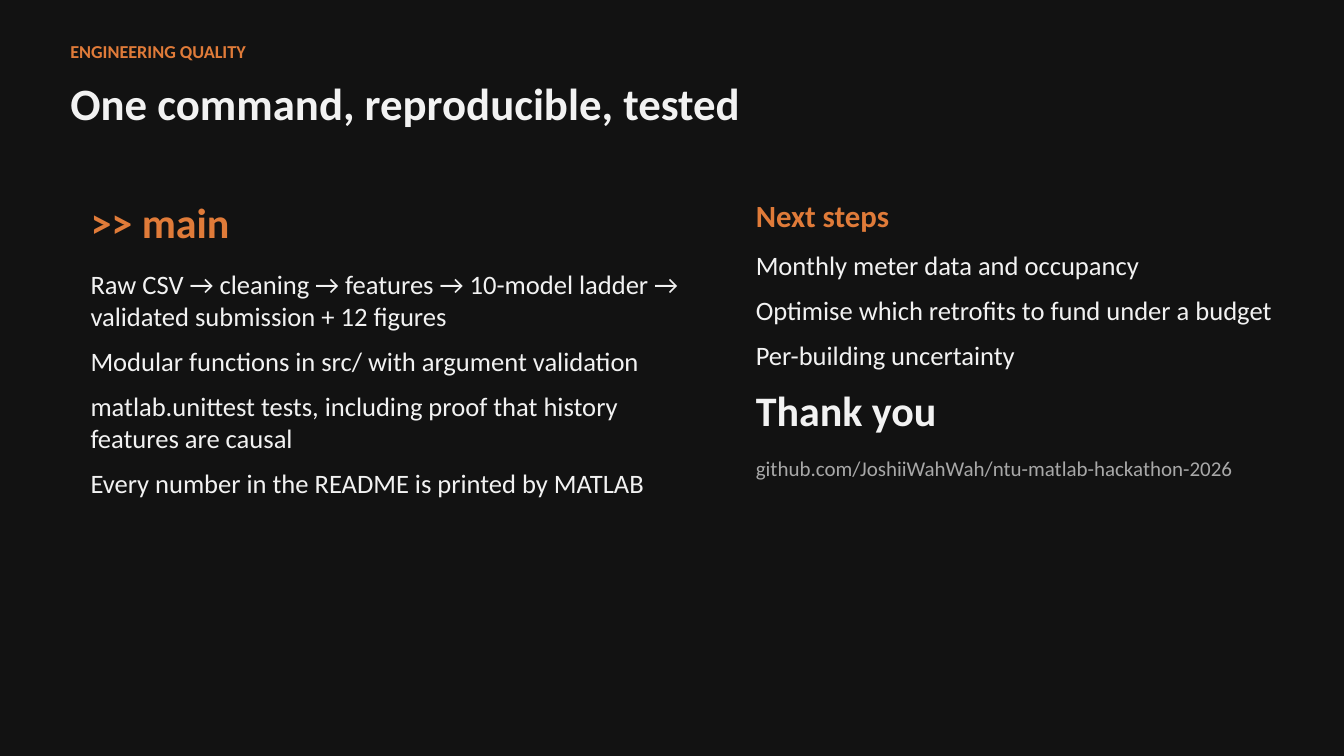
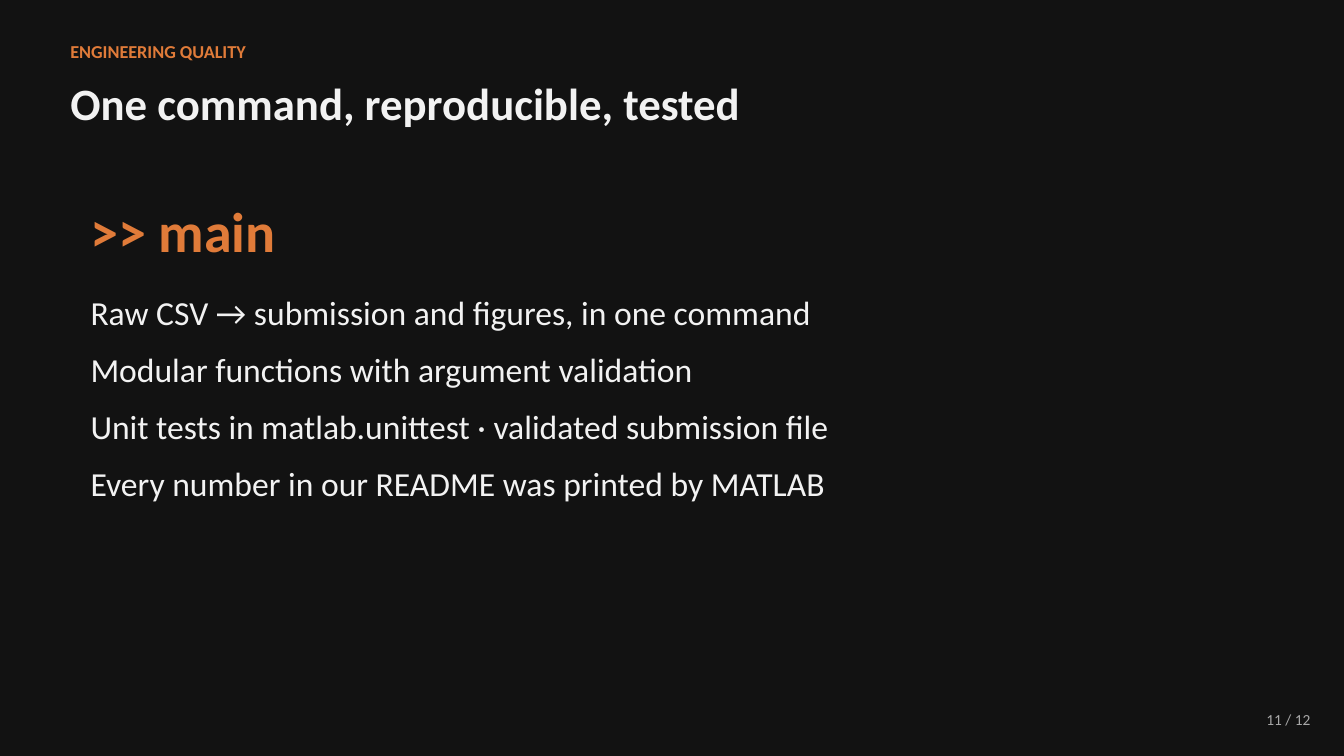
Before and after one commit to JoshiiWahWah/ntu-matlab-hackathon-2026, a slide deck: slide 11 of docs/demo_slides.pptx (slide 10 before the commit). Drawn at 1344x756 pixels with LibreOffice and Linux fonts; fonts in the diff are those of the drawing. Boxes give left, top, right and bottom in pixels: in the first picture for what was removed or moved away, otherwise in the second. Text is boxed around its words. In the diff, an @@ line names an element or a change of style, - is before the commit and + after.

```diff
--- a/docs/demo_slides.pptx
+++ b/docs/demo_slides.pptx
@@ text removed at <box>756,207,1271,480</box> @@
-Next steps
-Monthly meter data and occupancy
-Optimise which retrofits to fund under a budget
-Per-building uncertainty
-Thank you
-github.com/JoshiiWahWah/ntu-matlab-hackathon-2026
@@ text at <box>159,212,276,253</box>: size 30 to 40 pt in ">> main"; more space between paragraphs @@
@@ text at <box>91,301,828,502</box>: text changed; size 19 to 24 pt @@
-Raw CSV → cleaning → features → 10-model ladder → validated submission + 12 figures
-Modular functions in src/ with argument validation
-matlab.unittest tests, including proof that history features are causal
-Every number in the README is printed by MATLAB
+Raw CSV → submission and figures, in one command
+Modular functions with argument validation
+Unit tests in matlab.unittest · validated submission file
+Every number in our README was printed by MATLAB
@@ text added at <box>1266,715,1311,725</box>, 11 pt, text #A8A8A8 @@
+11 / 12
```
Also in this commit, not shown: 8 other slides changed, 3 slides added, 1 slide removed, 2 other files.
